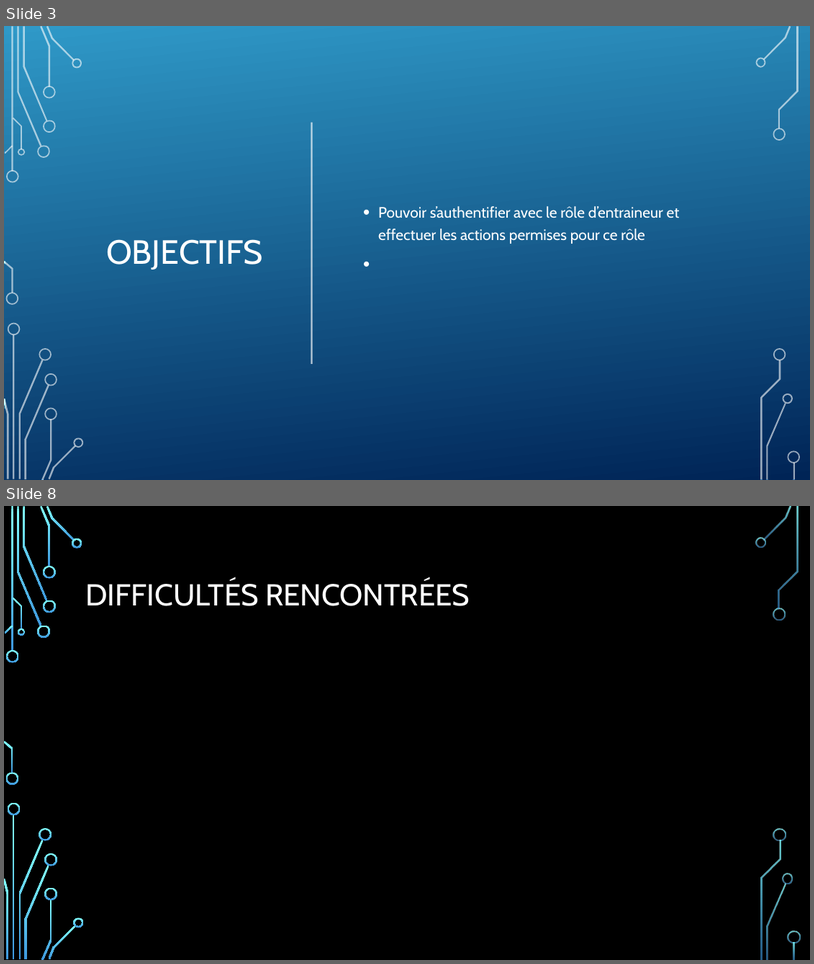
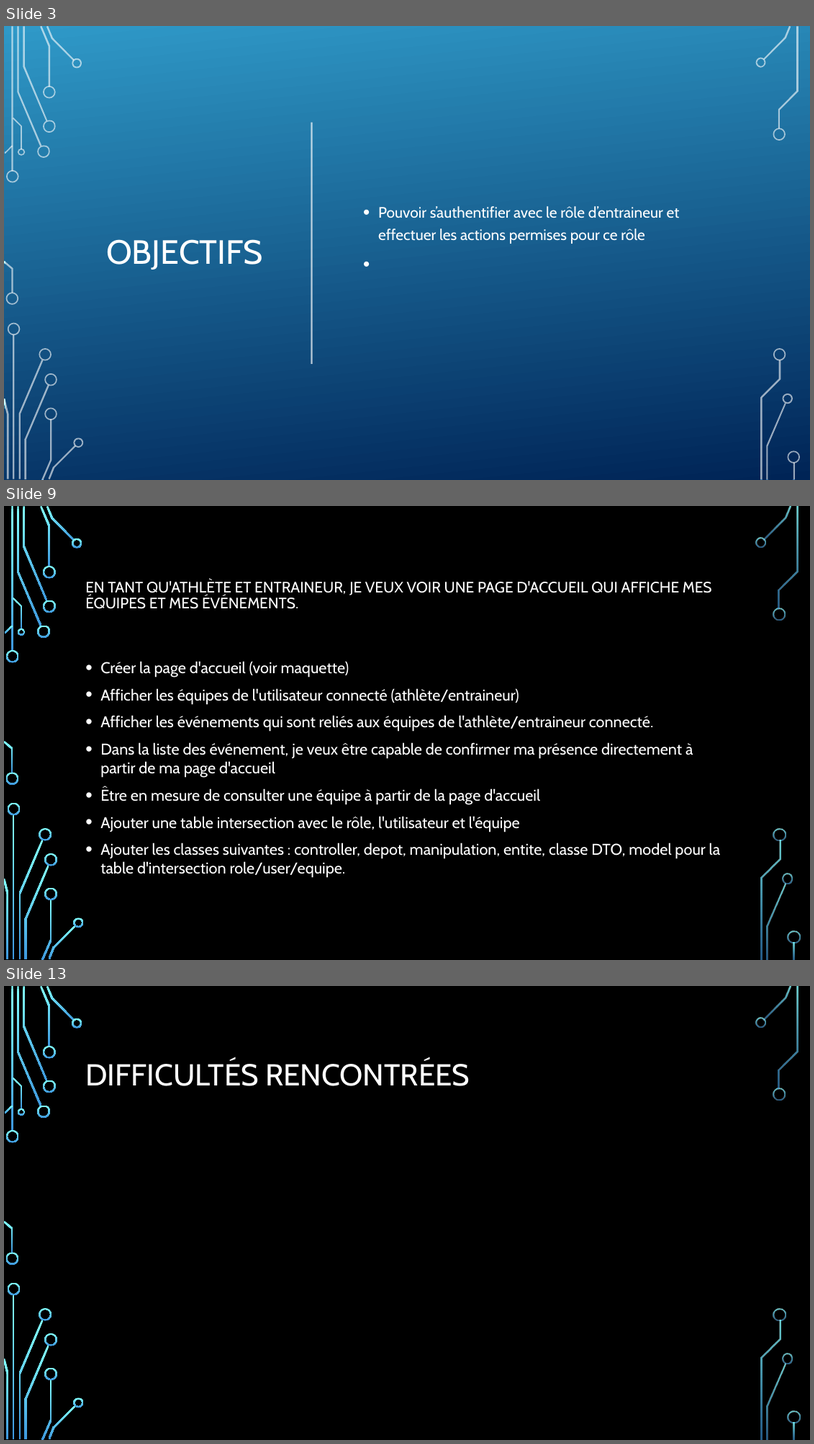
Before and after one commit to DFC-Informatique-Cegep-de-Sainte-Foy/GestionEquipesSportives, a slide deck: Documentation/Revue 3/Presentation_Revue_3.pptx. Shown one above the other, each under a label of ours: slides 3 and 8 before the commit, slides 3, 9 and 13 after it; the slides between them are not shown. The pictures are 814x964 and 814x1444 pixels, drawn with LibreOffice and Linux fonts; fonts in the diff are those of the drawing; background and template pictures are left out. Boxes give left, top, right and bottom in pixels: in the first picture for what was removed or moved away, otherwise in the second. Text is boxed around its words. In the diff, an @@ line names an element or a change of style, - is before the commit and + after.

```diff
--- a/Documentation/Revue 3/Presentation_Revue_3.pptx
+++ b/Documentation/Revue 3/Presentation_Revue_3.pptx
@@ slide 9 added at box(4, 506, 810, 960), background picture (left out); not listed: 36 template elements that a slide beside it also shows @@
@@ title added at box(85, 579, 712, 609), 18 pt, text #FFFFFF @@
+EN TANT QU'ATHLÈTE ET ENTRAINEUR, JE VEUX VOIR UNE PAGE D'ACCUEIL QUI AFFICHE MES ÉQUIPES ET MES ÉVÉNEMENTS.
@@ text added at box(100, 661, 721, 878), 18.6 pt, text #FFFFFF @@
+• Créer la page d'accueil (voir maquette)
+• Afficher les équipes de l'utilisateur connecté (athlète/entraineur)
+• Afficher les événements qui sont reliés aux équipes de l'athlète/entraineur connecté.
+• Dans la liste des événement, je veux être capable de confirmer ma présence directement à partir de ma page d'accueil
+• Être en mesure de consulter une équipe à partir de la page d'accueil
+• Ajouter une table intersection avec le rôle, l'utilisateur et l'équipe
+• Ajouter les classes suivantes : controller, depot, manipulation, entite, classe DTO, model pour la table d'intersection role/user/equipe.
@@ what was slide 8 is now slide 13 @@
```
Also in this commit, not shown: 1 slide changed, 5 other slides added, 1 slide removed.
